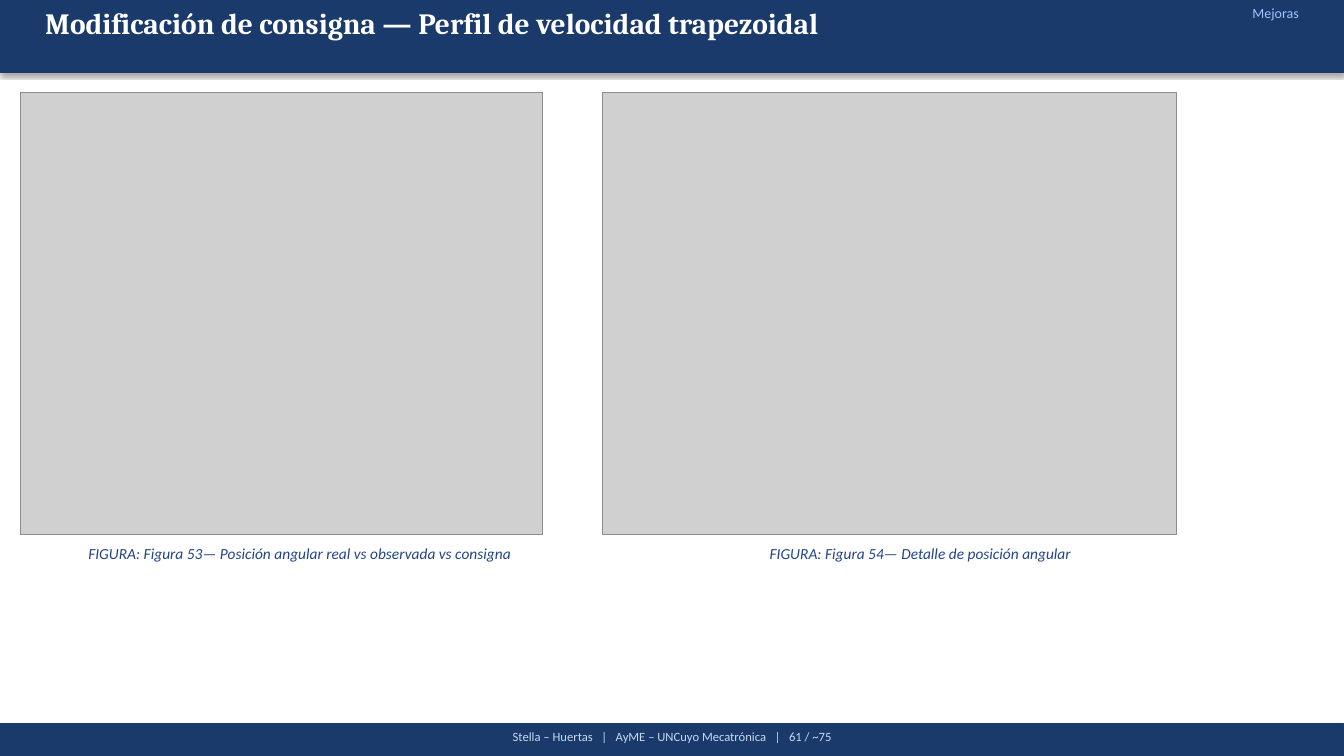
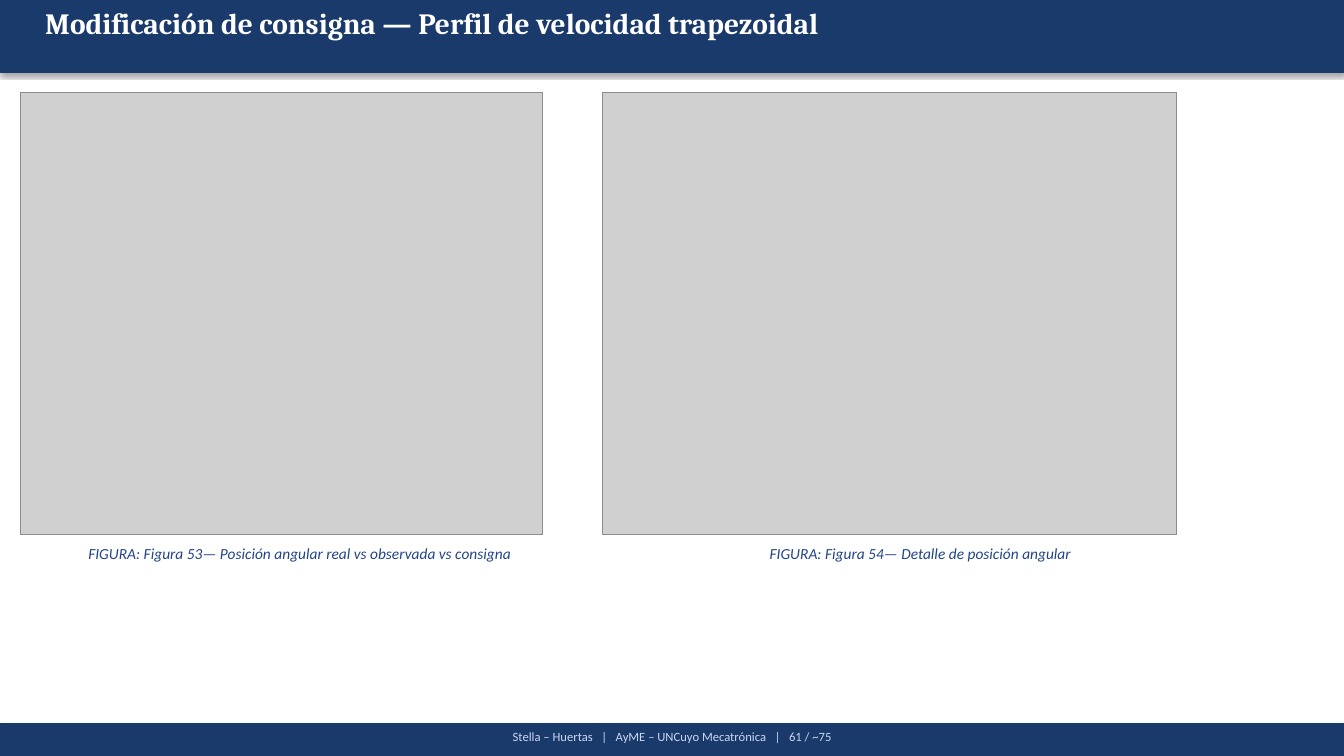
Before and after one commit to Juan-Stella/Automatica-y-maquinas-electricas-final, a slide deck: slide 81 of Presentación/AyME_Stella_Huertas_Presentacion1.pptx. Drawn at 1344x756 pixels with LibreOffice and Linux fonts; fonts in the diff are those of the drawing; grey boxes stand for pictures. Boxes give left, top, right and bottom in pixels: in the first picture for what was removed or moved away, otherwise in the second. Text is boxed around its words. In the diff, an @@ line names an element or a change of style, - is before the commit and + after.

```diff
--- a/Presentación/AyME_Stella_Huertas_Presentacion1.pptx
+++ b/Presentación/AyME_Stella_Huertas_Presentacion1.pptx
@@ text removed at (1252, 8, 1298, 21) @@
-Mejoras
```
Also in this commit, not shown: 7 other slides changed, 6 slides added, 1 other file.
